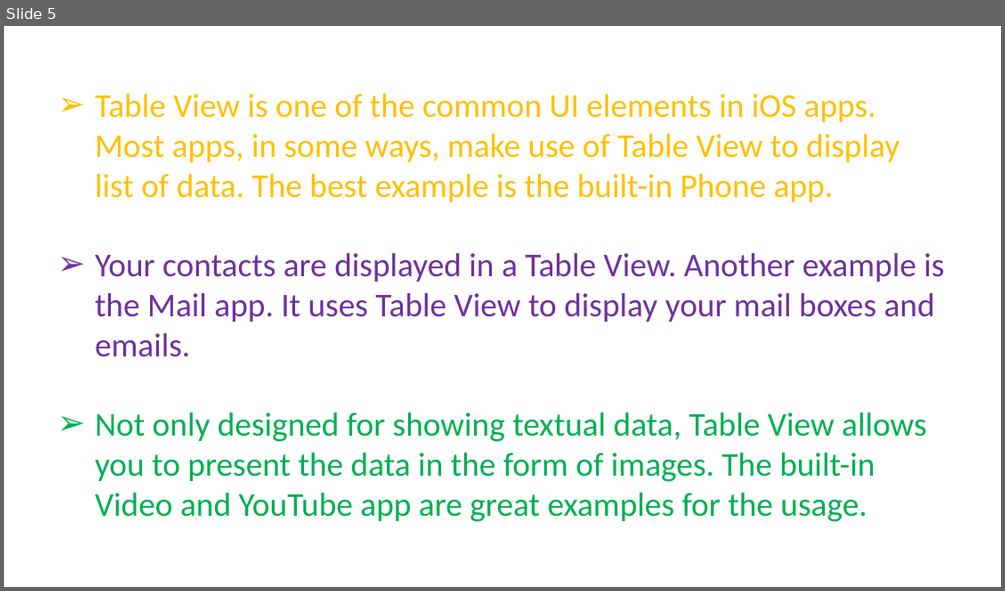
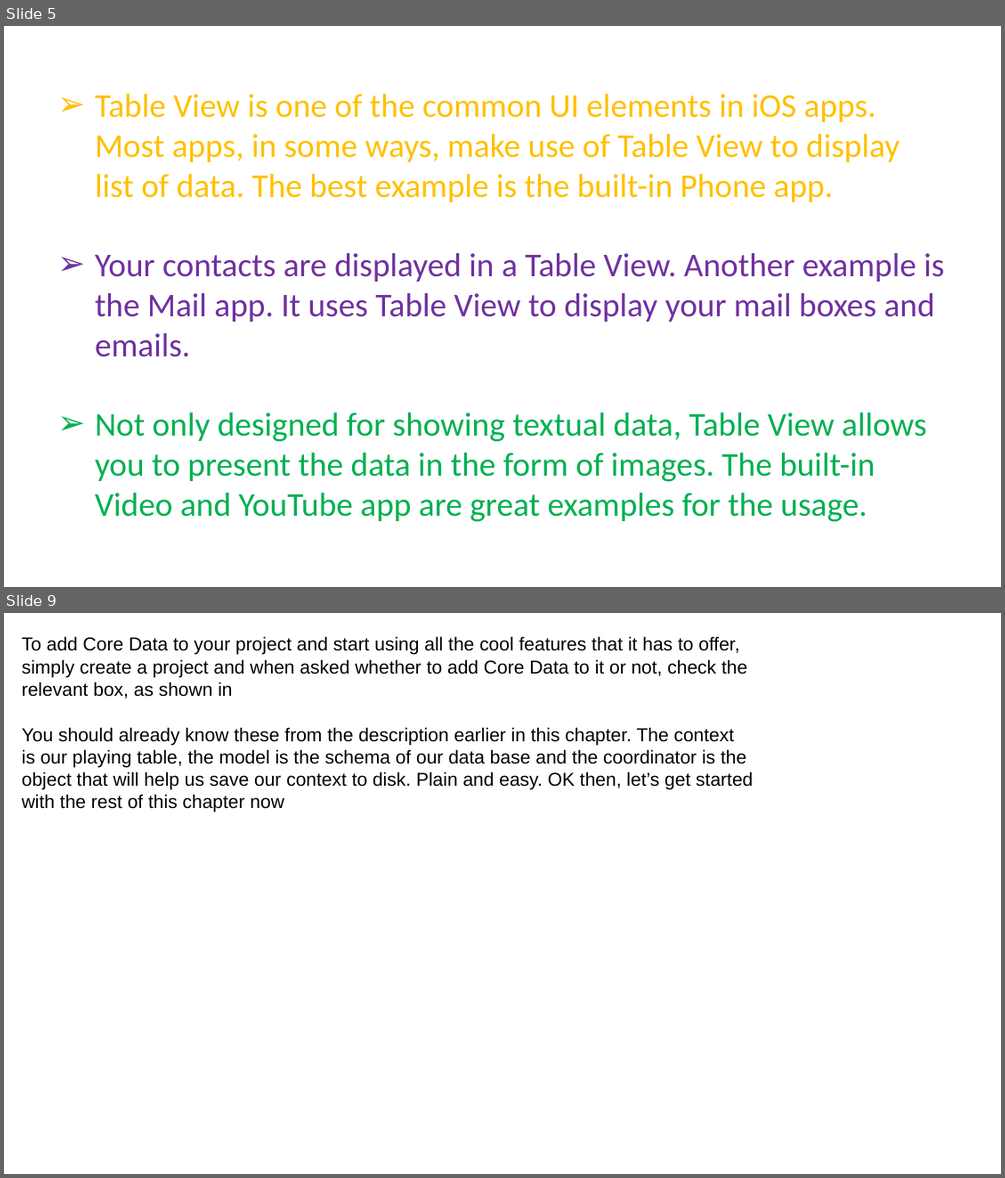
Before and after one commit to aminhngn/Course_Mobile_IOS, a slide deck: course/IOS_Module_03_core_data.pptx. Shown one above the other, each under a label of ours: slide 5 before the commit, slides 5 and 9 after it; the slides between them are not shown. The pictures are 1005x591 and 1005x1178 pixels, drawn with LibreOffice and Linux fonts; fonts in the diff are those of the drawing. Boxes give left, top, right and bottom in pixels: in the first picture for what was removed or moved away, otherwise in the second. Text is boxed around its words. In the diff, an @@ line names an element or a change of style, - is before the commit and + after.

```diff
--- a/course/IOS_Module_03_core_data.pptx
+++ b/course/IOS_Module_03_core_data.pptx
@@ slide 9 added at [4, 613, 1001, 1174], background #FFFFFF @@
@@ text added at [22, 636, 747, 698], 18 pt, text #000000 @@
+To add Core Data to your project and start using all the cool features that it has to offer,
+simply create a project and when asked whether to add Core Data to it or not, check the
+relevant box, as shown in
@@ text added at [22, 727, 752, 812], 18 pt, text #000000 @@
+You should already know these from the description earlier in this chapter. The context
+is our playing table, the model is the schema of our data base and the coordinator is the
+object that will help us save our context to disk. Plain and easy. OK then, let’s get started
+with the rest of this chapter now
```
Also in this commit, not shown: 25 other slides added.
